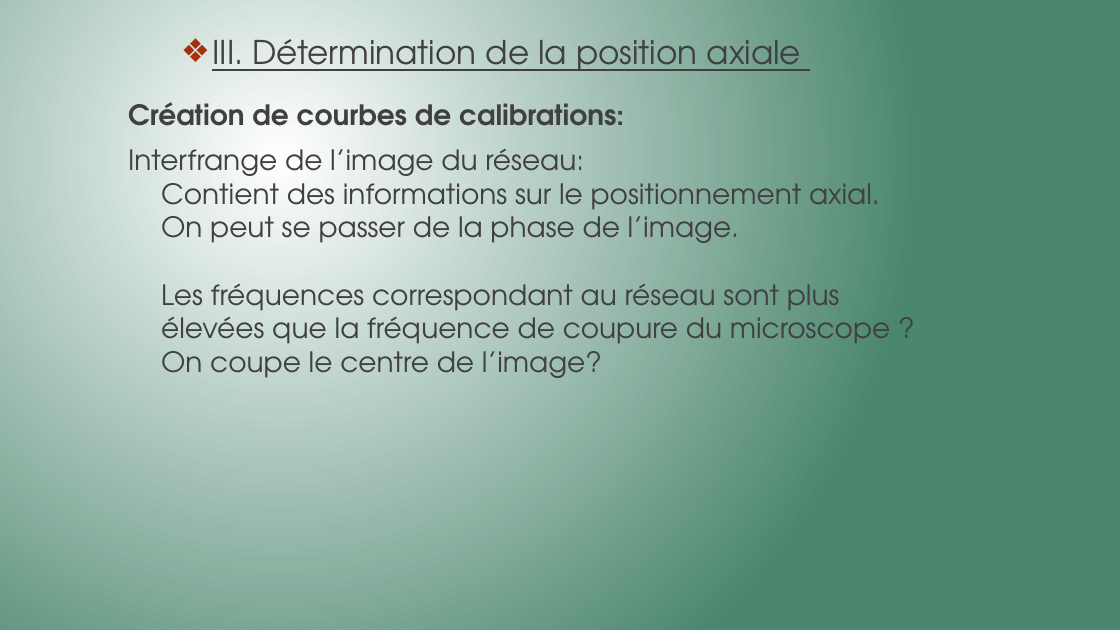
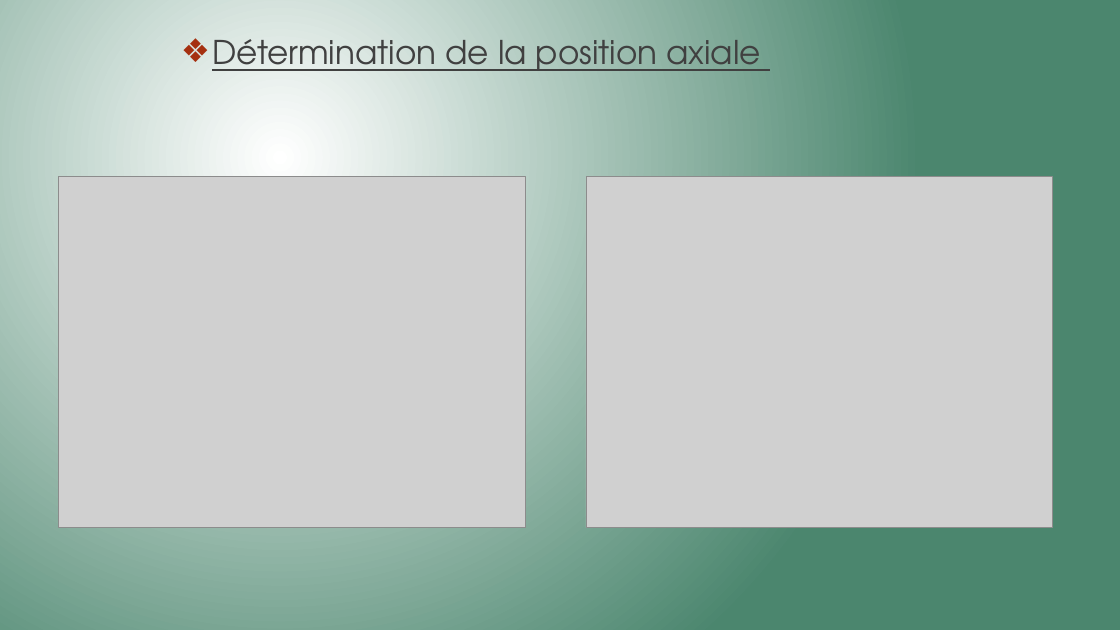
Before and after one commit to Killian-Herveau/PIMS, a slide deck: slide 11 of Pres_Avril/PresentationPIMSAvril.pptx (slide 13 before the commit). Drawn at 1120x630 pixels with LibreOffice and Linux fonts; fonts in the diff are those of the drawing; grey boxes stand for pictures. Boxes give left, top, right and bottom in pixels: in the first picture for what was removed or moved away, otherwise in the second. Text is boxed around its words. In the diff, an @@ line names an element or a change of style, - is before the commit and + after.

```diff
--- a/Pres_Avril/PresentationPIMSAvril.pptx
+++ b/Pres_Avril/PresentationPIMSAvril.pptx
@@ text at bbox=[212, 39, 761, 71]: text changed @@
-❖ III. Détermination de la position axiale
+❖ Détermination de la position axiale
@@ text removed at bbox=[128, 102, 890, 378] @@
-Création de courbes de calibrations:
-Interfrange de l’image du réseau:
-Contient des informations sur le positionnement axial.
-On peut se passer de la phase de l’image.
-Les fréquences correspondant au réseau sont plus élevées que la fréquence de coupure du microscope ?
-On coupe le centre de l’image?
@@ picture added at bbox=[59, 177, 525, 528] @@
@@ picture added at bbox=[586, 177, 1053, 528] @@
```
Also in this commit, not shown: 9 other slides changed, 5 slides added, 2 slides removed, 1 other file.
